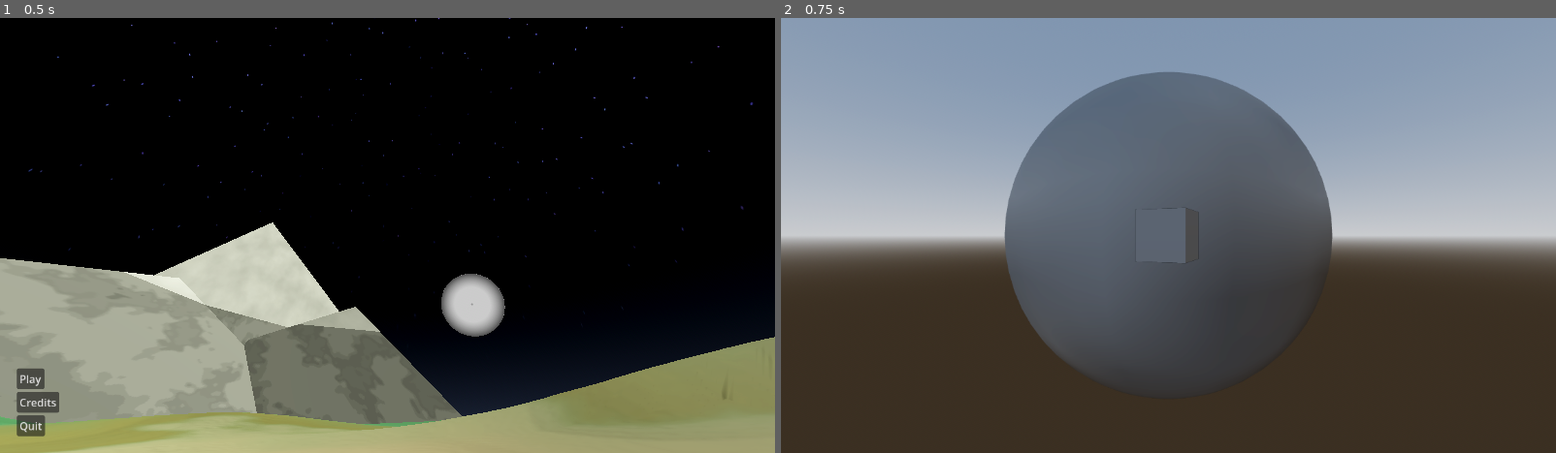
Above: before the commit, frames 1-2 (left to right).
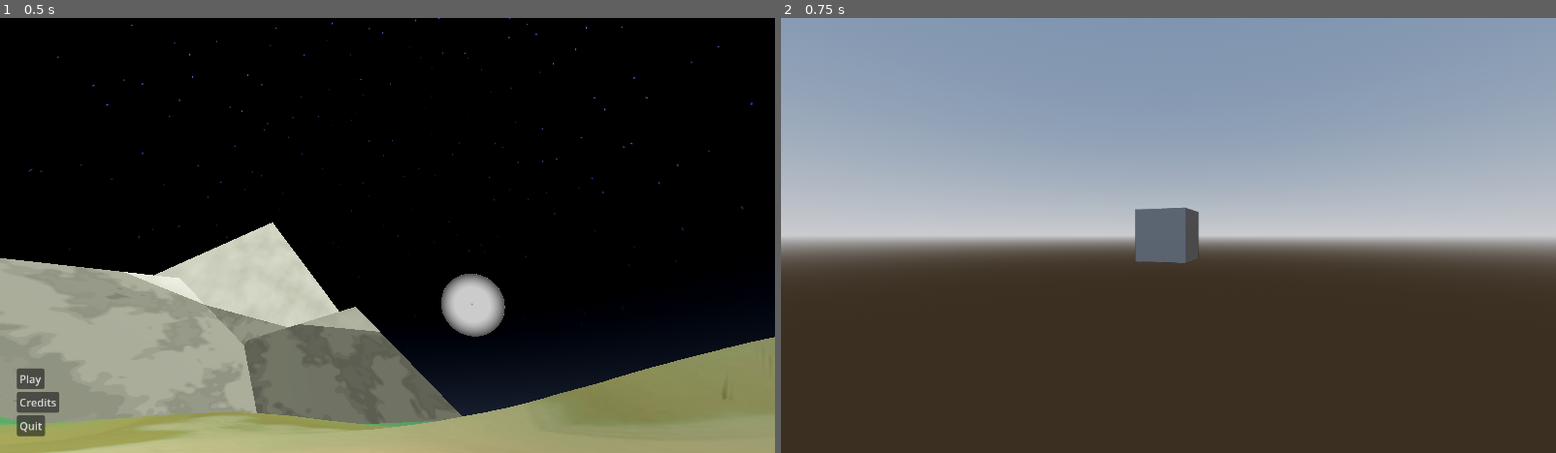
Above: after the commit, the same moments.

Repository: Ortley/black-hole-stars
Game: Godot game, scene res://scene/init.tscn
Two runs of this game, one before a commit and one after it. Both use one fixed random seed, a clock stepped at 60 frames per second and the inputs below.
Inputs:
- Up to frame 1 (0.5 s): no input
- Up to frame 2 (0.75 s): click "Play" at 0.5 s

Frame 1 is identical in both runs. In frame 2, 21% of the frame differs, in the area x 28-72%, y 12-84%.

Commit message:
Construct the StupidMobile

Diff:
--- a/scene/game.tscn
+++ b/scene/game.tscn
@@ -90,6 +90,7 @@
 [node name="World" type="Node3D" parent="." unique_id=2006646868]
 
 [node name="Scaled" type="Node3D" parent="World" unique_id=1367243315]
+visible = false
 
 [node name="CSGSphere3D" type="CSGSphere3D" parent="World/Scaled" unique_id=1305625284]
 transform = Transform3D(1, 0, 0, 0, 1, 0, 0, 0, 1, 0, 0, -20)
@@ -103,6 +104,50 @@
 [node name="CSGBox3D" type="CSGBox3D" parent="World/Normal" unique_id=1879325631 groups=["space_bodies"]]
 transform = Transform3D(0.9437029, 0, -0.3307944, 0, 1, 0, 0.3307944, 0, 0.9437029, 0, 0, -5.749104)
 layers = 2
+
+[node name="StupidMobil" type="CSGCombiner3D" parent="World/Normal" unique_id=550422006]
+transform = Transform3D(1, 0, 0, 0, 1, 0, 0, 0, 1, 7.779869, 6.0885305, 7.1158524)
+
+[node name="CSGBox3D" type="CSGBox3D" parent="World/Normal/StupidMobil" unique_id=1010460896]
+transform = Transform3D(1, 0, 0, 0, 1, 0, 0, 0, 1, 0, 0.5, 0)
+size = Vector3(3, 2, 7)
+
+[node name="CSGBox3D2" type="CSGBox3D" parent="World/Normal/StupidMobil" unique_id=1251254686]
+transform = Transform3D(1, 0, 0, 0, 0.9659258, -0.25881904, 0, 0.25881904, 0.9659258, 0, 0.3705907, 3.4829626)
+operation = 2
+size = Vector3(2, 3, 2)
+
+[node name="CSGBox3D4" type="CSGBox3D" parent="World/Normal/StupidMobil" unique_id=1548482682]
+transform = Transform3D(1, 0, 0, 0, 1, 0, 0, 0, 1, 0, 1.75, 0)
+size = Vector3(3, 0.5, 7)
+
+[node name="CSGBox3D3" type="CSGBox3D" parent="World/Normal/StupidMobil" unique_id=1192884646]
+transform = Transform3D(1, 0, 0, 0, 0.9659258, -0.25881904, 0, 0.25881904, 0.9659258, 0, 0.3705907, 4.082963)
+operation = 2
+size = Vector3(4, 3, 2)
+
+[node name="CSGBox3D6" type="CSGBox3D" parent="World/Normal/StupidMobil" unique_id=16608450]
+transform = Transform3D(1, 0, 0, 0, 1, 0, 0, 0, 1, 0, -0.5999999, -0.5)
+size = Vector3(2, 0.2, 5)
+
+[node name="CSGBox3D7" type="CSGBox3D" parent="World/Normal/StupidMobil" unique_id=1473344152]
+transform = Transform3D(1, 0, 0, 0, 1, 0, 0, 0, 1, 0, -0.5999999, -0.5)
+size = Vector3(2.1, 0.1, 5.1)
+
+[node name="CSGBox3D5" type="CSGBox3D" parent="World/Normal/StupidMobil" unique_id=84190869]
+transform = Transform3D(1, 0, 0, 0, 1, 0, 0, 0, 1, 0, 1.25, -3.5)
+operation = 2
+size = Vector3(4, 0.1, 1)
+
+[node name="CSGCylinder3D" type="CSGCylinder3D" parent="World/Normal/StupidMobil" unique_id=709622323]
+transform = Transform3D(1, 0, 0, 0, 1.1920929e-07, -1, 0, 1, 1.1920929e-07, 0, 0.5999999, 2.7000008)
+radius = 0.9
+height = 1.2
+sides = 12
+
+[node name="CSGCylinder3D" type="CSGCylinder3D" parent="World/Normal/StupidMobil/CSGCylinder3D" unique_id=1704629260]
+transform = Transform3D(1, 0, 0, 0, 1, 0, 0, 0, 1, 0, 1.5, 0)
+cone = true
 
 [node name="Scaled" type="CanvasLayer" parent="." unique_id=120549414]
 
